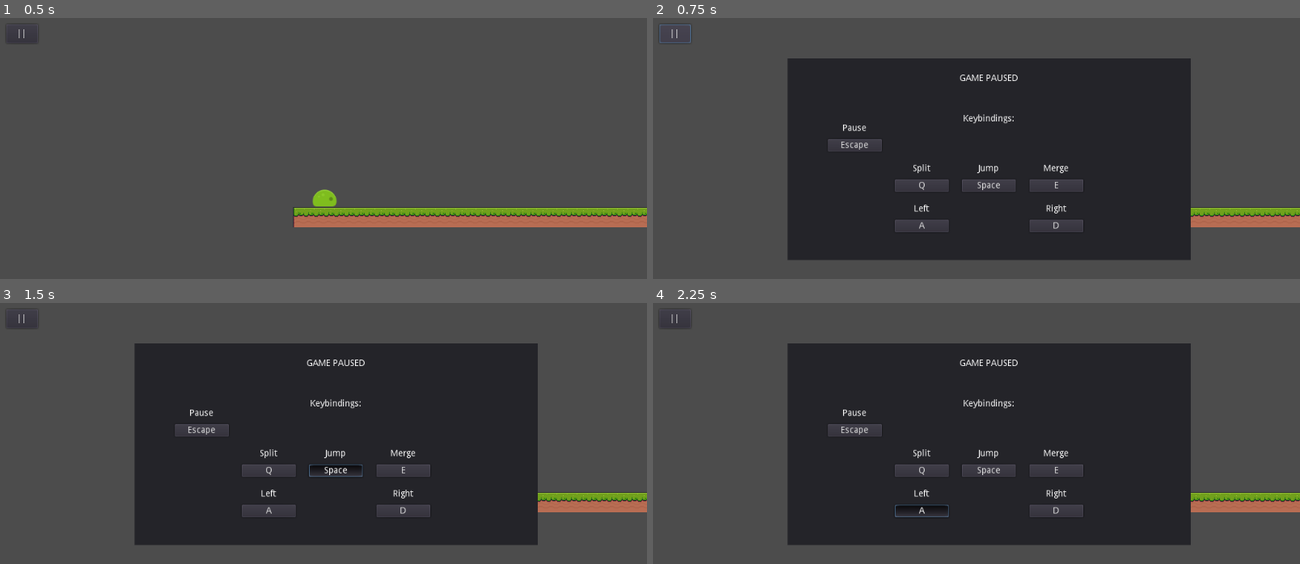
Above: before the commit, frames 1-4 (two rows, left to right).
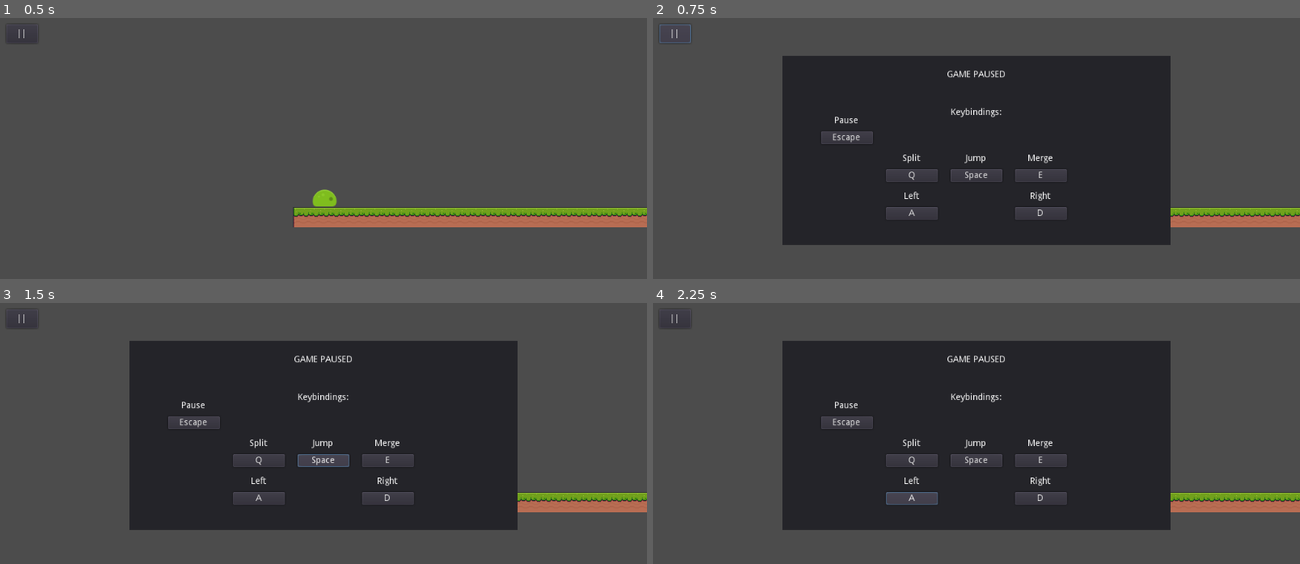
Above: after the commit, the same moments.

Repository: MGPAlpha/SlimeGame
Game: Godot game, scene res://main.tscn
Same seed, same stepped clock (60 frames per second), same inputs: the game is played once before the commit and once after it.
Inputs:
- Up to frame 1 (0.5 s): no input
- Up to frame 2 (0.75 s): click "||" at 0.5 s
- Up to frame 3 (1.5 s): click "Space" at 1.25 s
- Up to frame 4 (2.25 s): click "A" at 2 s

Frame 1 is identical in both runs. In frame 2, 11% of the frame differs, in the area x 20-84%, y 14-93%; in frame 3, 11%; in frame 4, 10%.

Commit message:
Redid keybinding to cut down on extra scripts
Handled now by a control node parent of the keybind buttons

Diff:
--- a/BindJump.gd
+++ /dev/null
@@ -1,6 +0,0 @@
-extends "Keybind.gd"
-
-func _ready():
-	self.action = "jump"
-	self.scancode = KEY_SPACE
-	self.start()
--- a/BindLeft.gd
+++ /dev/null
@@ -1,6 +0,0 @@
-extends "Keybind.gd"
-
-func _ready():
-	self.action = "left"
-	self.scancode = KEY_A
-	self.start()
--- a/BindMerge.gd
+++ /dev/null
@@ -1,6 +0,0 @@
-extends "Keybind.gd"
-
-func _ready():
-	self.action = "merge"
-	self.scancode = KEY_E
-	self.start()
--- a/BindPause.gd
+++ /dev/null
@@ -1,6 +0,0 @@
-extends "Keybind.gd"
-
-func _ready():
-	self.action = "pause"
-	self.scancode = KEY_ESCAPE
-	self.start()
--- a/BindRight.gd
+++ /dev/null
@@ -1,6 +0,0 @@
-extends "Keybind.gd"
-
-func _ready():
-	self.action = "right"
-	self.scancode = KEY_D
-	self.start()
--- a/BindSplit.gd
+++ /dev/null
@@ -1,6 +0,0 @@
-extends "Keybind.gd"
-
-func _ready():
-	self.action = "split"
-	self.scancode = KEY_Q
-	self.start()
--- a/Keybind.gd
+++ b/Keybind.gd
@@ -1,25 +1,63 @@
-# Generic
+extends Control
 
-extends Button
+var can_change_key = false
+var action_string
+enum ACTIONS {jump, left, right, split, merge, pause}
 
-var action
-var scancode
+func _ready():
+	_set_keys()
 
-var key = InputEventKey.new()
-var highlighted = false
+func _set_keys():
+	for j in ACTIONS:
+		get_node("Bind_" + str(j)).set_pressed(false)
+		if !InputMap.get_action_list(j).empty():
+			get_node("Bind_" + str(j)).set_text(InputMap.get_action_list(j)[0].as_text())
+		else:
+			get_node("Bind_" + str(j)).set_text("No Button!")
 
-func start():
-	key.scancode = scancode
-	self.text = key.as_text()
-	self.set_toggle_mode(true)
+func _on_Bind_jump_pressed():
+	_mark_button("jump")
+
+func _on_Bind_left_pressed():
+	_mark_button("left")
+
+func _on_Bind_right_pressed():
+	_mark_button("right")
+
+func _on_Bind_split_pressed():
+	_mark_button("split")
+
+func _on_Bind_merge_pressed():
+	_mark_button("merge")
+
+func _on_Bind_pause_pressed():
+	_mark_button("pause")
+
+func _mark_button(string):
+	can_change_key = true
+	action_string = string
+
+	for j in ACTIONS:
+		if j != string:
+			get_node("Bind_" + str(j)).set_pressed(false)
 
 func _input(event):
-	if self.pressed:
-		if event is InputEventKey:
-			InputMap.action_erase_event(action, key)
-			key = event
-			self.text = key.as_text()
-			InputMap.action_add_event(action, key)
-			self.pressed = false
-	if event is InputEventMouseButton and event.button_index == BUTTON_LEFT:
-		self.pressed = false
+	if event is InputEventKey:
+		if can_change_key:
+			_change_key(event)
+			can_change_key = false
+
+func _change_key(new_key):
+	#Delete key of pressed button
+	if !InputMap.get_action_list(action_string).empty():
+		InputMap.action_erase_event(action_string, InputMap.get_action_list(action_string)[0])
+
+	#Check if new key was assigned somewhere
+	for i in ACTIONS:
+		if InputMap.action_has_event(i, new_key):
+			InputMap.action_erase_event(i, new_key)
+
+	#Add new Key
+	InputMap.action_add_event(action_string, new_key)
+
+	_set_keys()
--- a/main.tscn
+++ b/main.tscn
@@ -1,15 +1,10 @@
-[gd_scene load_steps=15 format=2]
+[gd_scene load_steps=10 format=2]
 
 [ext_resource path="res://Prefabs/Slime.tscn" type="PackedScene" id=1]
 [ext_resource path="res://SlimeRoot.gd" type="Script" id=2]
 [ext_resource path="res://Assets/Pixel Adventure 1/Free/Terrain/Terrain (16x16).png" type="Texture" id=3]
 [ext_resource path="res://Pause.gd" type="Script" id=4]
-[ext_resource path="res://BindJump.gd" type="Script" id=5]
-[ext_resource path="res://BindSplit.gd" type="Script" id=6]
-[ext_resource path="res://BindMerge.gd" type="Script" id=7]
-[ext_resource path="res://BindPause.gd" type="Script" id=8]
-[ext_resource path="res://BindRight.gd" type="Script" id=9]
-[ext_resource path="res://BindLeft.gd" type="Script" id=10]
+[ext_resource path="res://Keybind.gd" type="Script" id=5]
 
 [sub_resource type="ConvexPolygonShape2D" id=3]
 points = PoolVector2Array( 0, 0, 16, 0, 16, 16, 0, 16 )
@@ -85,8 +80,7 @@
 visible = false
 anchor_right = 1.0
 anchor_bottom = 1.0
-margin_right = 40.0
-margin_bottom = 40.0
+script = ExtResource( 5 )
 __meta__ = {
 "_edit_use_anchors_": false
 }
@@ -124,17 +118,16 @@
 "_edit_use_anchors_": false
 }
 
-[node name="Jump" type="Button" parent="CanvasLayer/PauseMenu"]
+[node name="Bind_jump" type="Button" parent="CanvasLayer/PauseMenu"]
 anchor_left = 0.46
 anchor_top = 0.4
 anchor_right = 0.54
 anchor_bottom = 0.4
-script = ExtResource( 5 )
-__meta__ = {
-"_edit_use_anchors_": false
-}
-
-[node name="Label" type="Label" parent="CanvasLayer/PauseMenu/Jump"]
+__meta__ = {
+"_edit_use_anchors_": false
+}
+
+[node name="Label" type="Label" parent="CanvasLayer/PauseMenu/Bind_jump"]
 anchor_right = 1.0
 margin_top = -50.0
 margin_bottom = -10.0
@@ -145,17 +138,16 @@
 "_edit_use_anchors_": false
 }
 
-[node name="Left" type="Button" parent="CanvasLayer/PauseMenu"]
+[node name="Bind_left" type="Button" parent="CanvasLayer/PauseMenu"]
 anchor_left = 0.36
 anchor_top = 0.5
 anchor_right = 0.44
 anchor_bottom = 0.5
-script = ExtResource( 10 )
-__meta__ = {
-"_edit_use_anchors_": false
-}
-
-[node name="Label" type="Label" parent="CanvasLayer/PauseMenu/Left"]
+__meta__ = {
+"_edit_use_anchors_": false
+}
+
+[node name="Label" type="Label" parent="CanvasLayer/PauseMenu/Bind_left"]
 anchor_right = 1.0
 margin_top = -50.0
 margin_bottom = -10.0
@@ -166,17 +158,16 @@
 "_edit_use_anchors_": false
 }
 
-[node name="Right" type="Button" parent="CanvasLayer/PauseMenu"]
+[node name="Bind_right" type="Button" parent="CanvasLayer/PauseMenu"]
 anchor_left = 0.56
 anchor_top = 0.5
 anchor_right = 0.64
 anchor_bottom = 0.5
-script = ExtResource( 9 )
-__meta__ = {
-"_edit_use_anchors_": false
-}
-
-[node name="Label" type="Label" parent="CanvasLayer/PauseMenu/Right"]
+__meta__ = {
+"_edit_use_anchors_": false
+}
+
+[node name="Label" type="Label" parent="CanvasLayer/PauseMenu/Bind_right"]
 anchor_right = 1.0
 margin_top = -50.0
 margin_bottom = -10.0
@@ -187,17 +178,16 @@
 "_edit_use_anchors_": false
 }
 
-[node name="Split" type="Button" parent="CanvasLayer/PauseMenu"]
+[node name="Bind_split" type="Button" parent="CanvasLayer/PauseMenu"]
 anchor_left = 0.36
 anchor_top = 0.4
 anchor_right = 0.44
 anchor_bottom = 0.4
-script = ExtResource( 6 )
-__meta__ = {
-"_edit_use_anchors_": false
-}
-
-[node name="Label" type="Label" parent="CanvasLayer/PauseMenu/Split"]
+__meta__ = {
+"_edit_use_anchors_": false
+}
+
+[node name="Label" type="Label" parent="CanvasLayer/PauseMenu/Bind_split"]
 anchor_right = 1.0
 margin_top = -50.0
 margin_bottom = -10.0
@@ -208,17 +198,16 @@
 "_edit_use_anchors_": false
 }
 
-[node name="Merge" type="Button" parent="CanvasLayer/PauseMenu"]
+[node name="Bind_merge" type="Button" parent="CanvasLayer/PauseMenu"]
 anchor_left = 0.56
 anchor_top = 0.4
 anchor_right = 0.64
 anchor_bottom = 0.4
-script = ExtResource( 7 )
-__meta__ = {
-"_edit_use_anchors_": false
-}
-
-[node name="Label" type="Label" parent="CanvasLayer/PauseMenu/Merge"]
+__meta__ = {
+"_edit_use_anchors_": false
+}
+
+[node name="Label" type="Label" parent="CanvasLayer/PauseMenu/Bind_merge"]
 anchor_right = 1.0
 margin_top = -50.0
 margin_bottom = -10.0
@@ -229,18 +218,17 @@
 "_edit_use_anchors_": false
 }
 
-[node name="Pause" type="Button" parent="CanvasLayer/PauseMenu"]
+[node name="Bind_pause" type="Button" parent="CanvasLayer/PauseMenu"]
 anchor_left = 0.26
 anchor_top = 0.3
 anchor_right = 0.34
 anchor_bottom = 0.3
 margin_bottom = 20.0
-script = ExtResource( 8 )
-__meta__ = {
-"_edit_use_anchors_": false
-}
-
-[node name="Label" type="Label" parent="CanvasLayer/PauseMenu/Pause"]
+__meta__ = {
+"_edit_use_anchors_": false
+}
+
+[node name="Label" type="Label" parent="CanvasLayer/PauseMenu/Bind_pause"]
 anchor_right = 1.0
 margin_top = -50.0
 margin_bottom = -10.0
@@ -251,7 +239,7 @@
 "_edit_use_anchors_": false
 }
 
-[node name="PauseButton" type="Button" parent="CanvasLayer"]
+[node name="Pause" type="Button" parent="CanvasLayer"]
 anchor_left = 0.01
 anchor_top = 0.017
 anchor_right = 0.059
@@ -265,3 +253,10 @@
 __meta__ = {
 "_edit_use_anchors_": false
 }
+
+[connection signal="pressed" from="CanvasLayer/PauseMenu/Bind_jump" to="CanvasLayer/PauseMenu" method="_on_Bind_jump_pressed"]
+[connection signal="pressed" from="CanvasLayer/PauseMenu/Bind_left" to="CanvasLayer/PauseMenu" method="_on_Bind_left_pressed"]
+[connection signal="pressed" from="CanvasLayer/PauseMenu/Bind_right" to="CanvasLayer/PauseMenu" method="_on_Bind_right_pressed"]
+[connection signal="pressed" from="CanvasLayer/PauseMenu/Bind_split" to="CanvasLayer/PauseMenu" method="_on_Bind_split_pressed"]
+[connection signal="pressed" from="CanvasLayer/PauseMenu/Bind_merge" to="CanvasLayer/PauseMenu" method="_on_Bind_merge_pressed"]
+[connection signal="pressed" from="CanvasLayer/PauseMenu/Bind_pause" to="CanvasLayer/PauseMenu" method="_on_Bind_pause_pressed"]
